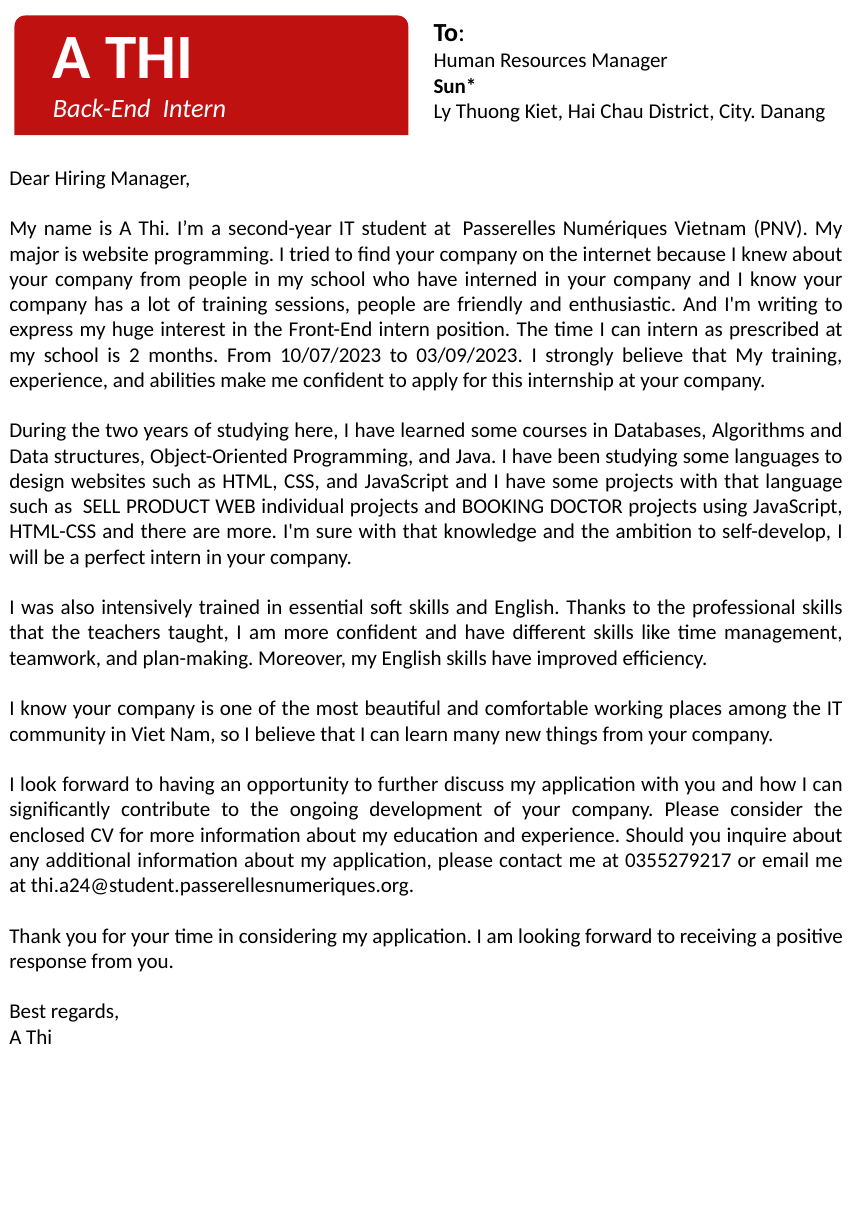
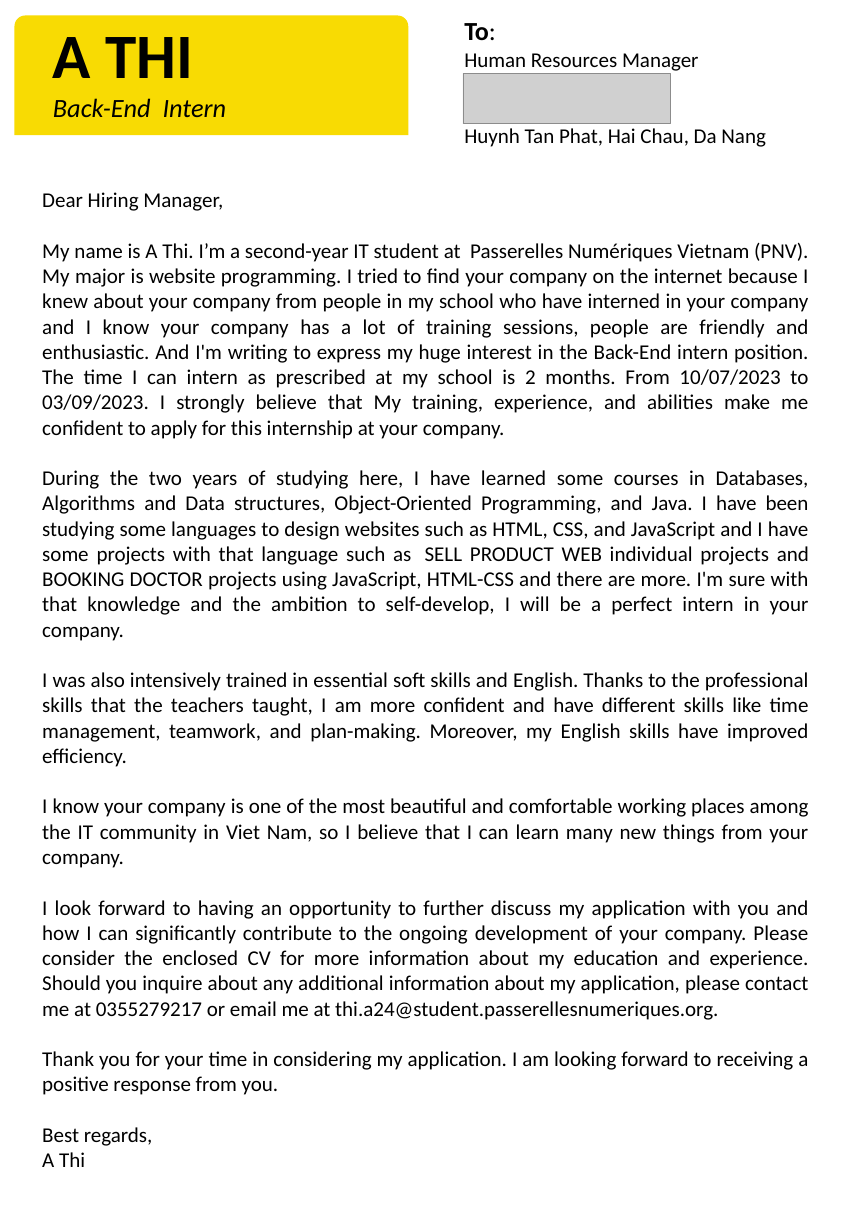
Before and after one commit to thibackend/PLT4, a slide deck: slide 1 of CL-CV Editable to apply in Sun company.pptx. Drawn at 853x1232 pixels with LibreOffice and Linux fonts; fonts in the diff are those of the drawing; grey boxes stand for pictures. Boxes give left, top, right and bottom in pixels: in the first picture for what was removed or moved away, otherwise in the second. Text is boxed around its words. In the diff, an @@ line names an element or a change of style, - is before the commit and + after.

Commit message:
add file apply sapotacorp and sun company

```diff
--- a/CL-CV Editable to apply in Sun company.pptx
+++ b/CL-CV Editable to apply in Sun company.pptx
@@ round same rect at (15, 16, 408, 135): fill #C01111 to #F8DB03; outline #C01111 1 pt to #F8DB03 1 pt @@
@@ text "A THI" at (53, 37, 193, 78): text colour #FFFFFF to #000000 @@
@@ text "To:": place and size @@
-text "To:" at (434, 24, 825, 122)
+text "To:" at (464, 23, 766, 147)
@@ text "Back-End Intern" at (53, 98, 227, 117): text colour #FFFFFF to #000000 @@
@@ picture added at (463, 73, 671, 123) @@
@@ text at (464, 128, 766, 147): text changed @@
-Sun*
-Ly Thuong Kiet, Hai Chau District, City. Danang
+Huynh Tan Phat, Hai Chau, Da Nang
@@ text "Dear Hiring Manager,": place and size @@
-text "Dear Hiring Manager," at (9, 170, 843, 1044)
+text "Dear Hiring Manager," at (42, 192, 809, 1167)
@@ text at (42, 242, 809, 439): text changed @@
-My name is A Thi. I’m a second-year IT student at Passerelles Numériques Vietnam (PNV). My major is website programming. I tried to find your company on the internet because I knew about your company from people in my school who have interned in your company and I know your company has a lot of training sessions, people are friendly and enthusiastic. And I'm writing to express my huge interest in the Front-End intern position. The time I can intern as prescribed at my school is 2 months. From 10/07/2023 to 03/09/2023. I strongly believe that My training, experience, and abilities make me confident to apply for this internship at your company.
+My name is A Thi. I’m a second-year IT student at Passerelles Numériques Vietnam (PNV). My major is website programming. I tried to find your company on the internet because I knew about your company from people in my school who have interned in your company and I know your company has a lot of training sessions, people are friendly and enthusiastic. And I'm writing to express my huge interest in the Back-End intern position. The time I can intern as prescribed at my school is 2 months. From 10/07/2023 to 03/09/2023. I strongly believe that My training, experience, and abilities make me confident to apply for this internship at your company.
```
Also in this commit, not shown: 1 other slide changed, 3 other files.
